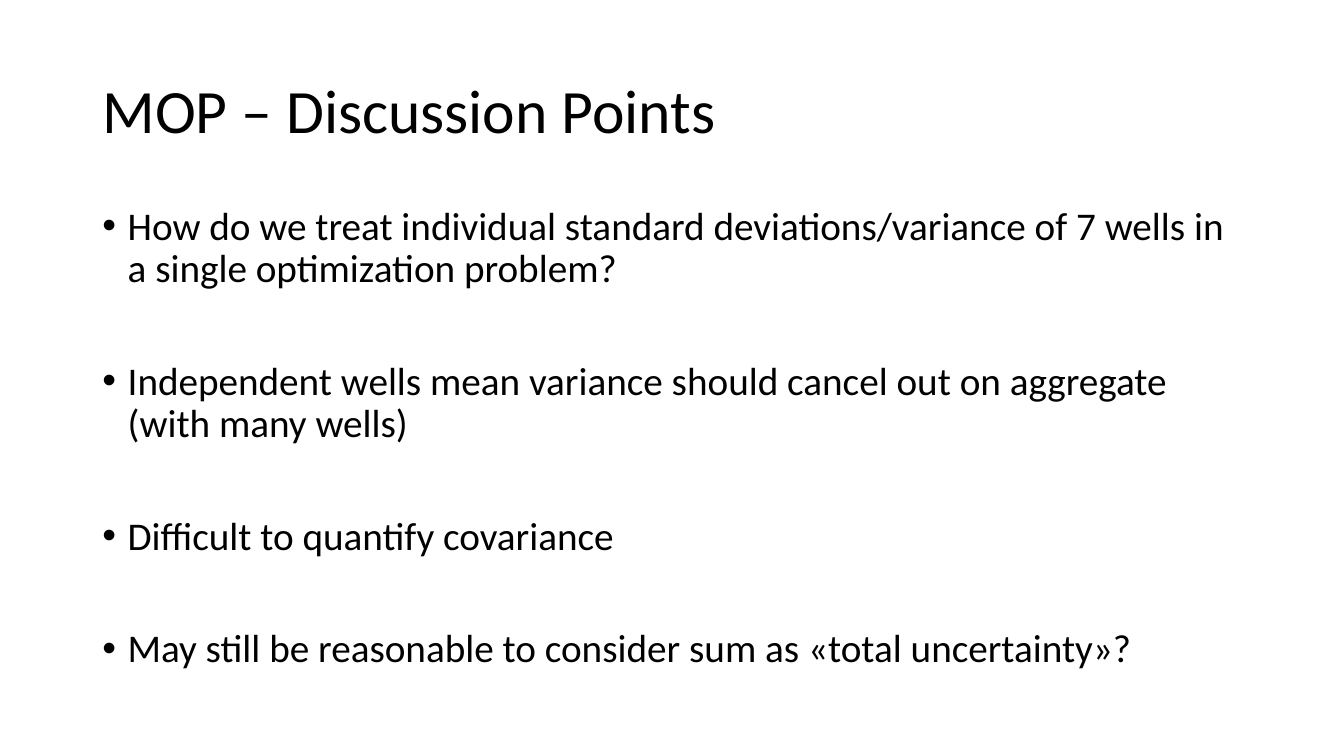
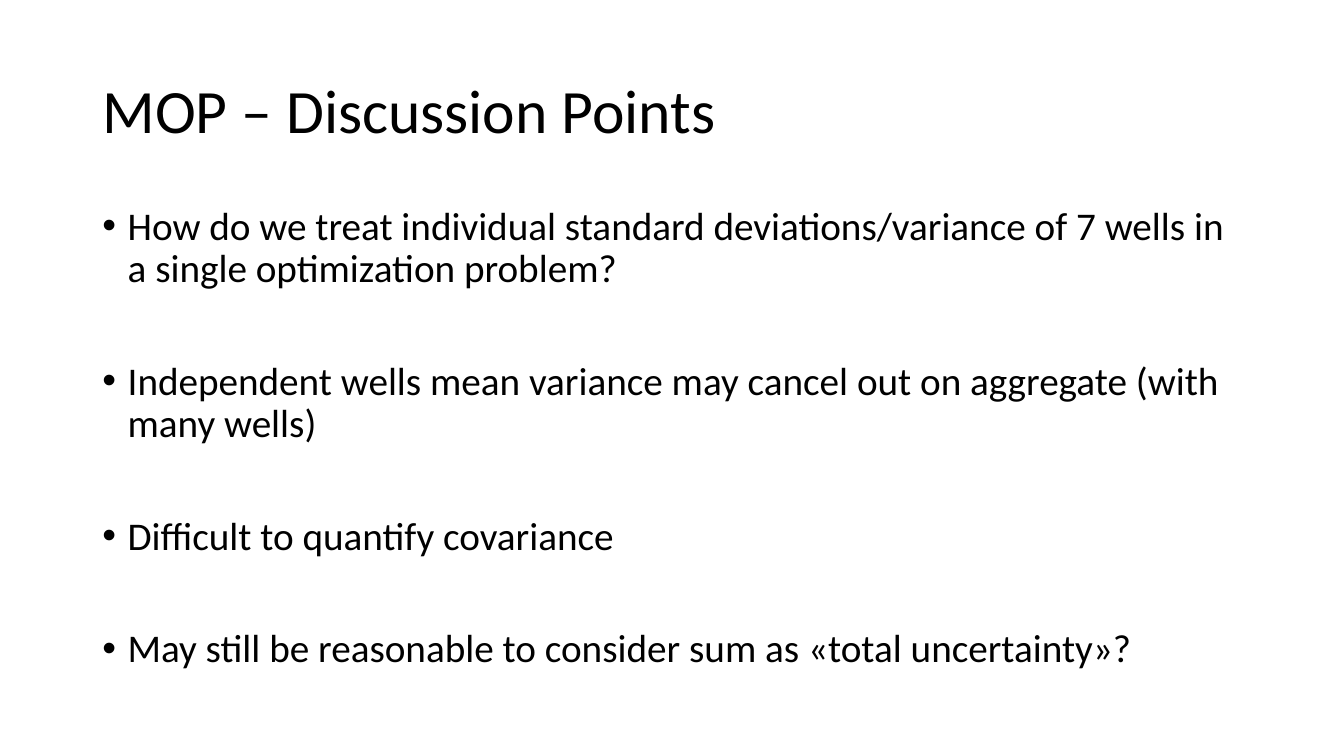
Before and after one commit to bendiw/OilOpt, a slide deck: slide 5 of PP/Preliminary Results 04_05.pptx. Drawn at 1344x756 pixels with LibreOffice and Linux fonts; fonts in the diff are those of the drawing. Boxes give left, top, right and bottom in pixels: in the first picture for what was removed or moved away, otherwise in the second. Text is boxed around its words. In the diff, an @@ line names an element or a change of style, - is before the commit and + after.

```diff
--- a/PP/Preliminary Results 04_05.pptx
+++ b/PP/Preliminary Results 04_05.pptx
@@ text at <box>128,366,1219,444</box>: text changed @@
-• Independent wells mean variance should cancel out on aggregate (with many wells)
+• Independent wells mean variance may cancel out on aggregate (with many wells)
```
Also in this commit, not shown: 6 other slides changed, 2 slides added, 1 other file.
